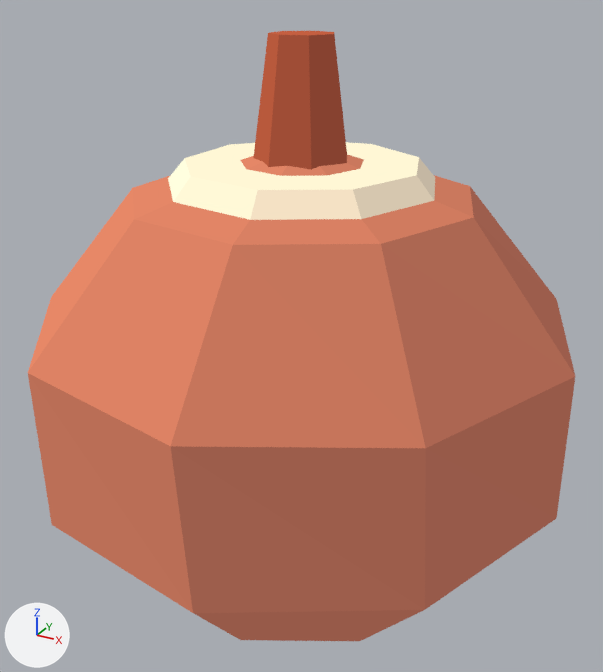
Renders of the glTF model assets/models/bobber.glb from each side of a commit.
Camera for both pictures: a camera (50 mm lens) standing at (0.135, -0.247, 0.163) and looking at (0.0, -0.001, 0.039). Lighting does not change. The marker at lower left points along +X, +Y and +Z. The first picture is the older version. Vertices at exactly the same position are counted once.

The first picture shows 'Schwimmer'.
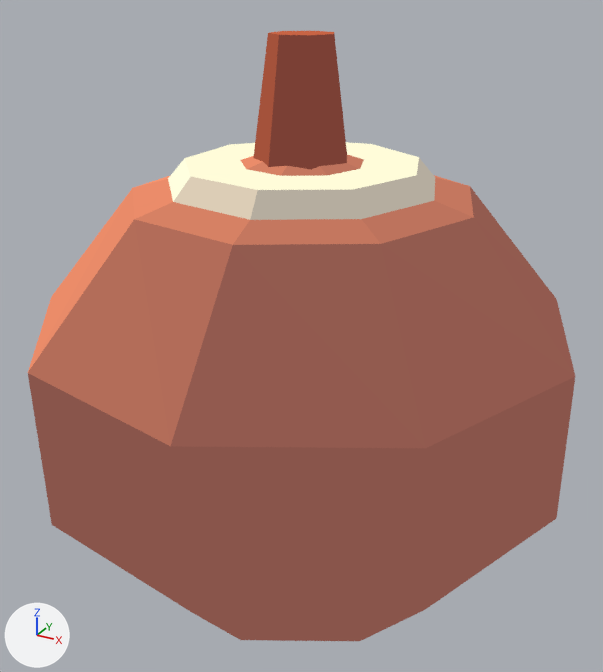
Where the change shows, as pixel boxes (x1, y1, x2, y2) in the pictures (603 x 672 px):
part 1 of me_schwimmer, recoloured (orange to brown)
    both: (28, 32, 575, 641)

The change, as a diff of the scene's bpy script:
```diff
--- a/assets/models/bobber.glb.py
+++ b/assets/models/bobber.glb.py
@@ me_schwimmer @@
 me_schwimmer.from_pydata(...)  # 70 vertices, 128 faces; spans x -0.093..0.098, y -0.097..0.096, z -0.069..0.144
 # used by ob_schwimmer; location = (0.0, 0.0, 0.0)
+# me_schwimmer part 1: 126 faces centred in x -0.092..0.09, y -0.092..0.092, z -0.058..0.144 are repainted in the vertex colours, in many colours
 me_schwimmer.materials.append(mat_gebackenes_sonnenlicht)
```
